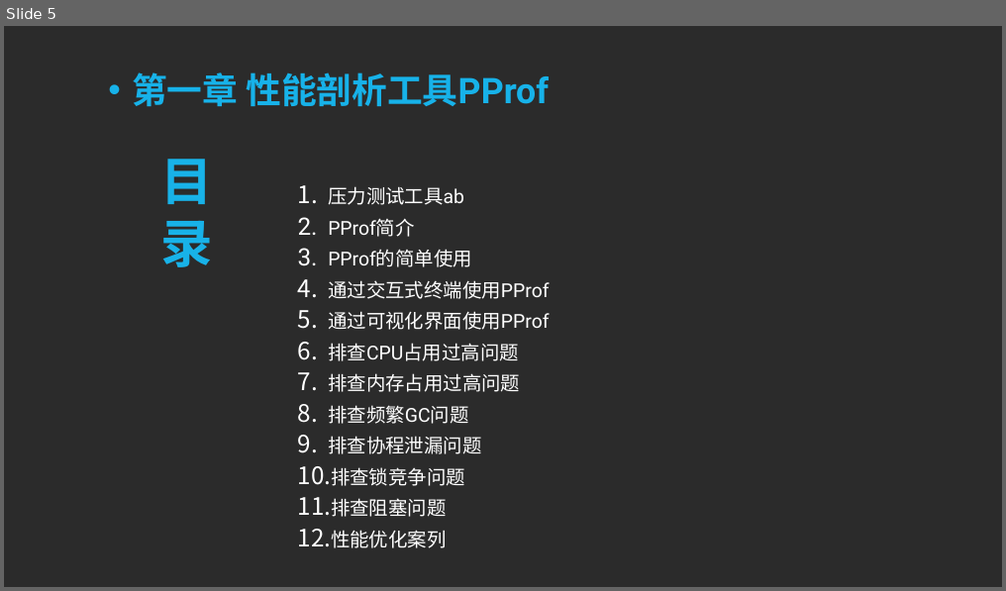
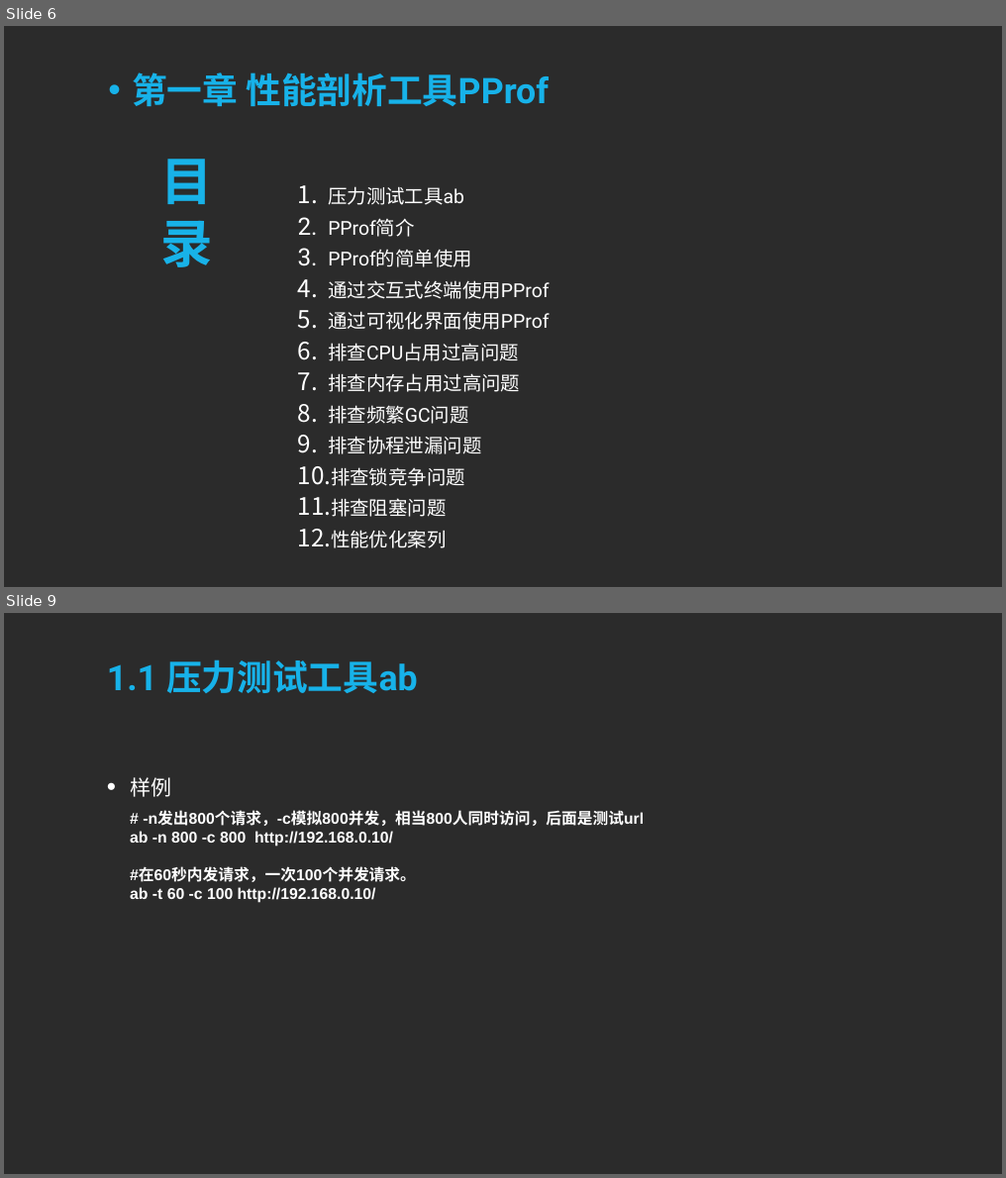
Before and after one commit to sqc157400661/Snail, a slide deck: Go专题系列/性能分析和优化专题/性能分析和优化专题.pptx. Shown one above the other, each under a label of ours: slide 5 before the commit, slides 6 and 9 after it; the slides between them are not shown. The pictures are 1006x591 and 1006x1178 pixels, drawn with LibreOffice and Linux fonts; fonts in the diff are those of the drawing; background and template pictures are left out; a plain dark background stands for a picture behind light text. Boxes give left, top, right and bottom in pixels: in the first picture for what was removed or moved away, otherwise in the second. Text is boxed around its words. In the diff, an @@ line names an element or a change of style, - is before the commit and + after.

```diff
--- a/Go专题系列/性能分析和优化专题/性能分析和优化专题.pptx
+++ b/Go专题系列/性能分析和优化专题/性能分析和优化专题.pptx
@@ slide 9 added at bbox=[4, 613, 1002, 1174], background picture (left out) @@
@@ title added at bbox=[107, 660, 418, 693], 68 pt, text #17B2E9, bold @@
+1.1 压力测试工具ab
@@ text added at bbox=[131, 777, 172, 797], 40 pt, text #FFFFFF @@
+• 样例
@@ text added at bbox=[130, 811, 644, 903], 30 pt, text #FFFFFF, bold @@
+# -n发出800个请求，-c模拟800并发，相当800人同时访问，后面是测试url
+ab -n 800 -c 800 http://192.168.0.10/
+#在60秒内发请求，一次100个并发请求。
+ab -t 60 -c 100 http://192.168.0.10/
@@ what was slide 5 is now slide 6 @@
```
Also in this commit, not shown: 2 slides changed, 26 other slides added, 2 slides removed, 3 other files.
